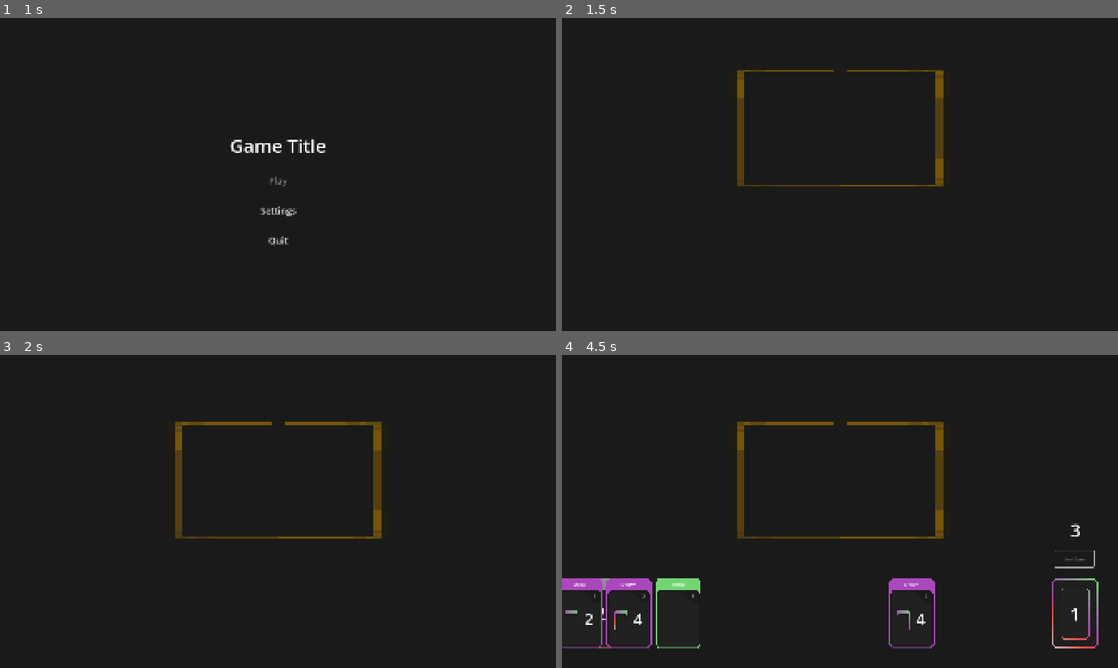
Above: before the commit, frames 1-4 (two rows, left to right).
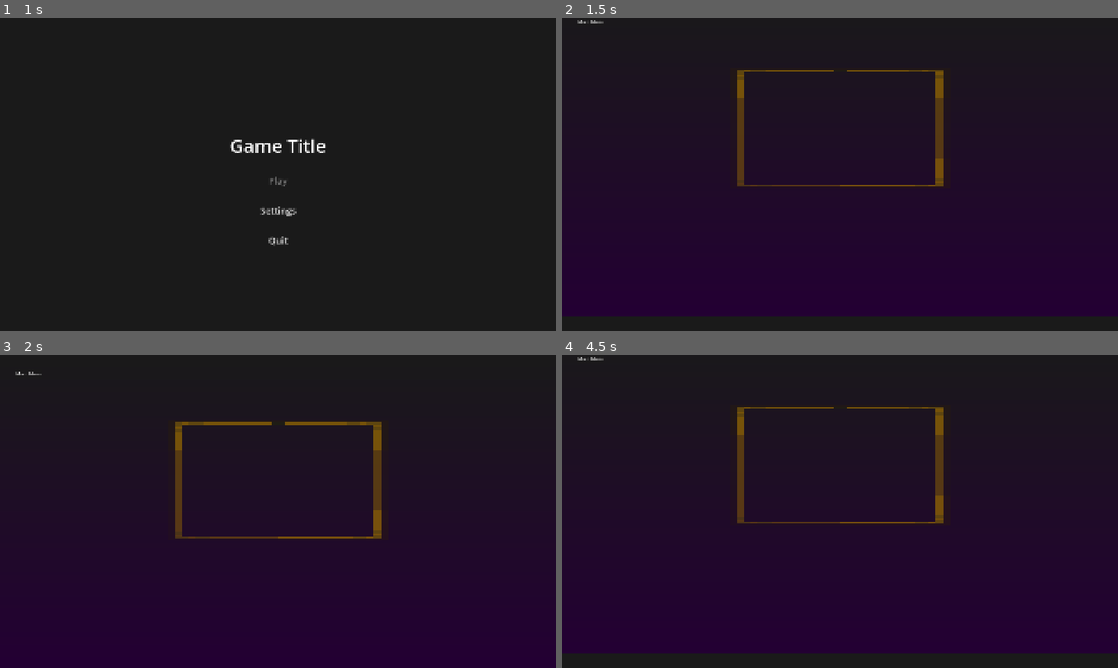
Above: after the commit, the same moments.

Repository: brandon-relentnet/deck-management
Game: Godot game, scene res://scenes/main_menu.tscn
The game is run twice, just before and just after one commit, with the same random seed, the same clock (stepped at 60 frames per second) and the same inputs.
Inputs (mouse positions are in pixels of both pictures, inside the frame that each line leads up to):
- Up to frame 1 (1 s): click "Play" at 0.5 s
- Up to frame 2 (1.5 s): click (589, 86) at 1.25 s, where only the run after the commit has a clickable "Main Menu"
- Up to frame 3 (2 s): no input
- Up to frame 4 (4.5 s): click (589, 373) at 2 s, where only the run after the commit has a clickable "Main Menu"; click (840, 448) at 2.75 s, where only the run after the commit has a clickable "Play"; click (840, 502) at 3.5 s, where only the run after the commit has a clickable "Play"; click (1073, 558) at 4.25 s, where only the run before the commit has a clickable "End Turn"

Frame 1 is identical in both runs. In frame 2, 8.0% of the frame differs, in the area x 0-100%, y 0-96%; in frame 3, 7.4%; in frame 4, 15%.

Commit message:
Silly bug fix that I spent forever trying to figure out. Changed the background of the Deck System to a Control Node not realizing it.

Diff:
--- a/deck_system.tscn
+++ b/deck_system.tscn
@@ -12,20 +12,24 @@
 [ext_resource type="PackedScene" uid="uid://blkw2nye87d4a" path="res://scenes/deck.tscn" id="9_qym26"]
 [ext_resource type="PackedScene" uid="uid://cuayje03ahsa6" path="res://scenes/card_pile_view.tscn" id="10_l5qh5"]
 
+[sub_resource type="Gradient" id="Gradient_4egrv"]
+colors = PackedColorArray(0.101961, 0.101961, 0.101961, 1, 0.141176, 0, 0.203922, 1)
+
+[sub_resource type="GradientTexture2D" id="GradientTexture2D_lo7sj"]
+gradient = SubResource("Gradient_4egrv")
+width = 1920
+height = 1080
+fill_from = Vector2(0.5, 0)
+fill_to = Vector2(0.5, 1)
+metadata/_snap_enabled = true
+
 [node name="DeckSystem" type="Node2D"]
 script = ExtResource("1_4egrv")
 
-[node name="Background" type="ColorRect" parent="."]
+[node name="Background" type="Sprite2D" parent="."]
 z_index = -10
-custom_minimum_size = Vector2(1920, 1080)
-anchors_preset = 15
-anchor_right = 1.0
-anchor_bottom = 1.0
-offset_right = 1920.0
-offset_bottom = 1080.0
-grow_horizontal = 2
-grow_vertical = 2
-color = Color(0.101961, 0.101961, 0.101961, 1)
+texture = SubResource("GradientTexture2D_lo7sj")
+centered = false
 
 [node name="CardManager" type="Node2D" parent="."]
 script = ExtResource("1_ivc5l")
@@ -55,6 +59,13 @@
 [node name="Deck" parent="." instance=ExtResource("9_qym26")]
 position = Vector2(150, 890)
 
+[node name="BackButton" type="Button" parent="."]
+offset_left = 50.0
+offset_top = 47.0
+offset_right = 146.0
+offset_bottom = 78.0
+text = "Main Menu"
+
 [node name="CardPileView" parent="." instance=ExtResource("10_l5qh5")]
 
 [connection signal="pressed" from="TurnManager" to="CardManager" method="_on_turn_manager_pressed"]
--- a/scenes/card.tscn
+++ b/scenes/card.tscn
@@ -8,7 +8,6 @@
 size = Vector2(160, 240)
 
 [node name="Card" type="Node2D"]
-z_index = -1
 position = Vector2(150, 890)
 script = ExtResource("1_rjlel")
 
@@ -42,14 +41,12 @@
 vertical_alignment = 1
 
 [node name="CardIcon" type="Sprite2D" parent="."]
-visible = false
 texture_filter = 1
 position = Vector2(-28.5, 25)
 scale = Vector2(2.5, 2.5)
 texture = ExtResource("3_ktuci")
 
 [node name="EffectLabel" type="RichTextLabel" parent="."]
-visible = false
 offset_left = -5.5
 offset_top = -25.0
 offset_right = 69.5
@@ -67,5 +64,6 @@
 z_index = 1000
 shape = SubResource("RectangleShape2D_rjlel")
 
+[connection signal="input_event" from="Area2D" to="." method="_on_area_2d_input_event"]
 [connection signal="mouse_entered" from="Area2D" to="." method="_on_area_2d_mouse_entered"]
 [connection signal="mouse_exited" from="Area2D" to="." method="_on_area_2d_mouse_exited"]
--- a/scripts/cards/card.gd
+++ b/scripts/cards/card.gd
@@ -31,13 +31,10 @@
 
 # Called when the node enters the scene tree
 func _ready() -> void:
-	# No need to look for CardManager here anymore, as we're using the injected reference
-	# Just connect the input event and set up visual properties
-	$Area2D.input_event.connect(_on_area_2d_input_event)
-
+	pass
 	# Set up initial visual properties
-	scale = Vector2(1, 1)
-	z_index = 1
+	#scale = Vector2(1, 1)
+	#z_index = 1
 
 # Set up the card with data from the card database
 func setup_from_id(id: String) -> void:
@@ -87,7 +84,6 @@
 
 # Mouse entered card area
 func _on_area_2d_mouse_entered() -> void:
-	print("hovered")
 	emit_signal("hovered", self)
 
 # Mouse exited card area
@@ -96,9 +92,7 @@
 
 # Input event in card area
 func _on_area_2d_input_event(_viewport, event, _shape_idx) -> void:
-	print("area 2d covered")
 	if event is InputEventMouseButton and event.button_index == MOUSE_BUTTON_LEFT and event.pressed:
-		print("start drag")
 		# Use the injected turn_manager reference instead of trying to find it
 		if not turn_manager:
 			return
--- a/scripts/core/deck_system.gd
+++ b/scripts/core/deck_system.gd
@@ -3,6 +3,8 @@
 
 const ANIMATION_SPEED: float = Utils.DEFAULT_ANIMATION_SPEED
 const HAND_DRAW = Utils.CURRENT_HAND_DRAW
+
+@onready var back_button = $BackButton
 
 var deck
 var discard
@@ -21,6 +23,11 @@
 	deck.modulate.a = 0
 	discard.modulate.a = 0
 	turn_manager.modulate.a = 0
+
+	# Connect the button's pressed signal
+	back_button.pressed.connect(_on_back_button_pressed)
+
+	# setup_game()
 
 func setup_game():
 	# Initialize game state based on GameManager settings
@@ -48,3 +55,11 @@
 
 	await Utils.create_timer(ANIMATION_SPEED)
 	deck.draw_hand(HAND_DRAW)
+
+func _on_back_button_pressed():
+	await TransitionManager.change_scene("res://scenes/main_menu.tscn")
+
+# Add this to handle the escape key as well
+func _input(event):
+	if event is InputEventKey and event.pressed and event.keycode == KEY_ESCAPE:
+		_on_back_button_pressed()
Not shown: 1 places in deck_system.tscn that only renumber resources
